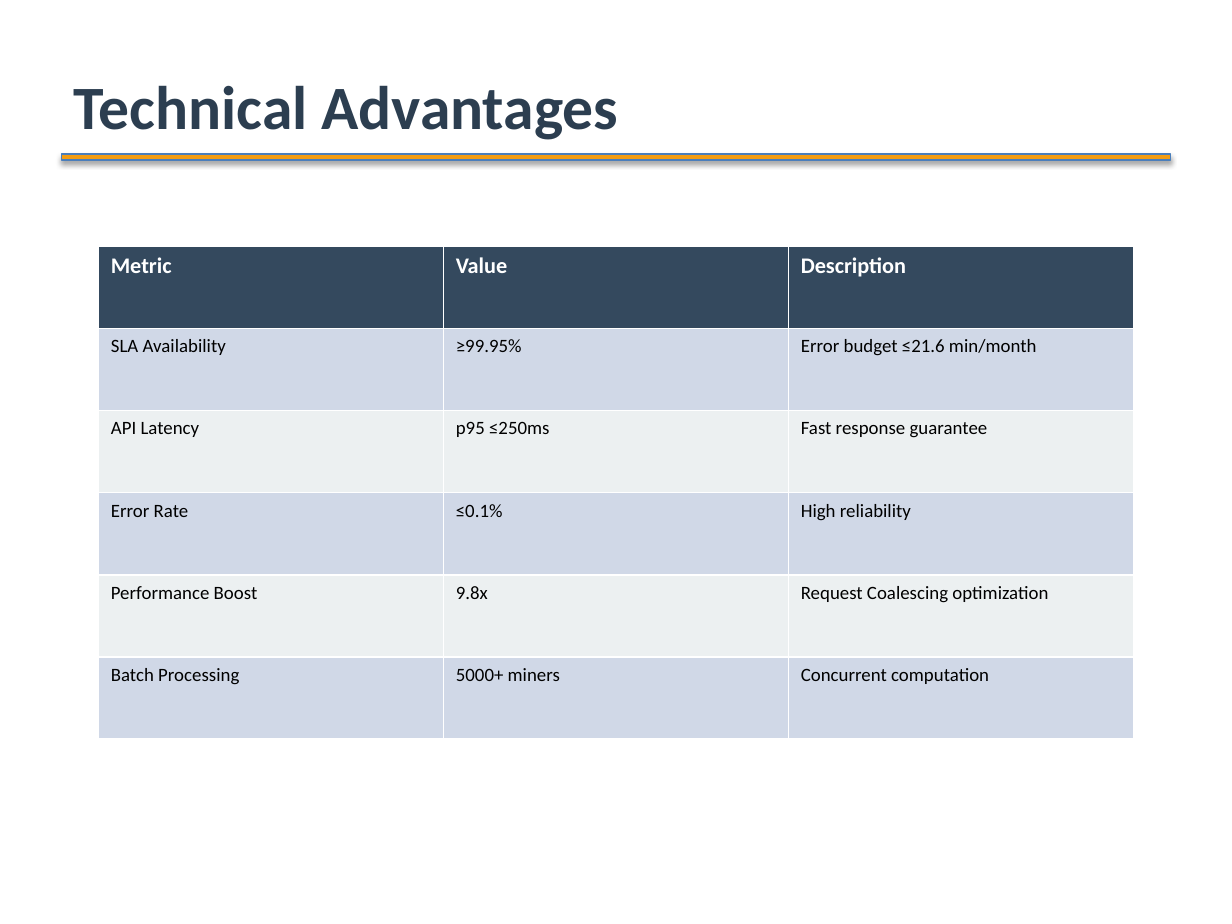
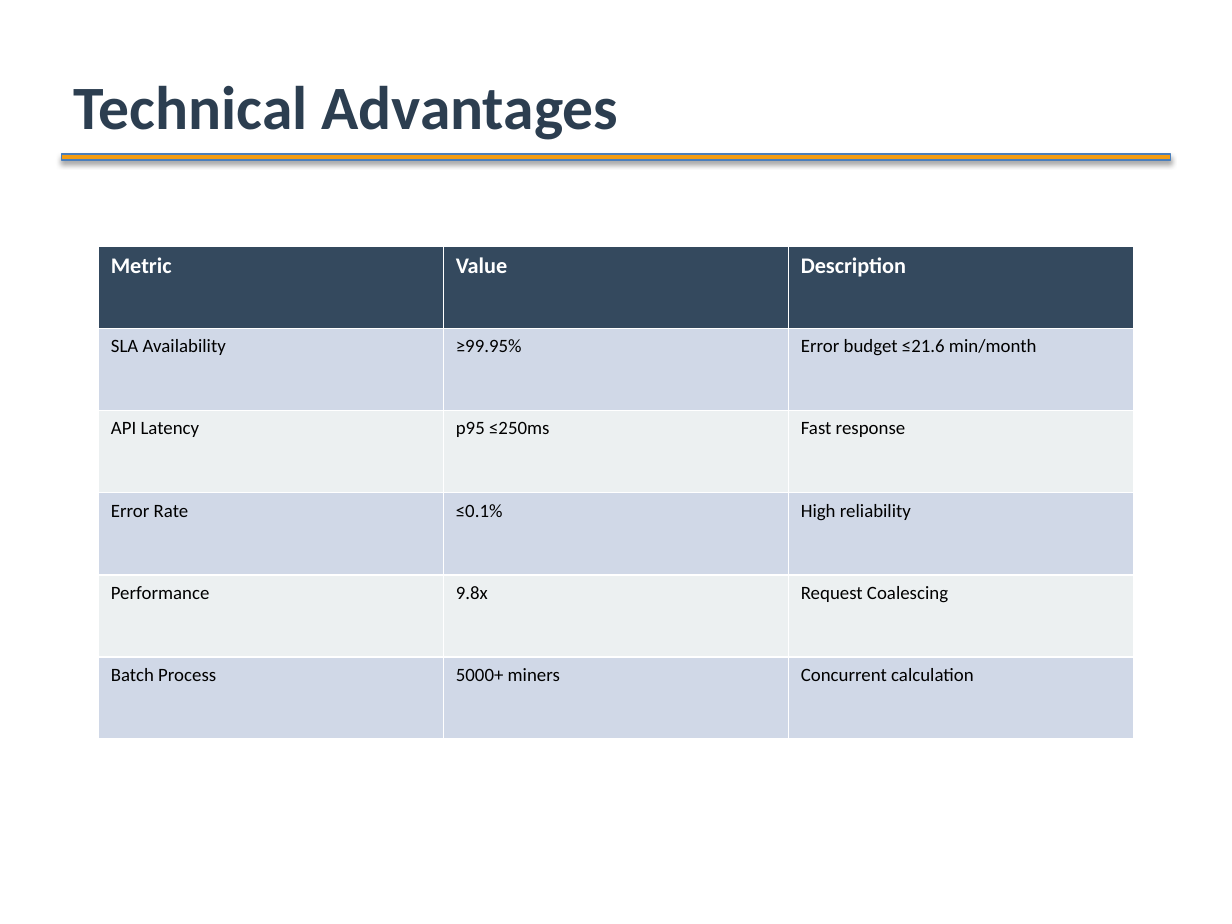
Before and after one commit to ArabotHXL/BTC_project, a slide deck: slide 5 of HashInsight_Product_Introduction_EN.pptx (slide 4 before the commit). Drawn at 1232x924 pixels with LibreOffice and Linux fonts; fonts in the diff are those of the drawing. Boxes give left, top, right and bottom in pixels: in the first picture for what was removed or moved away, otherwise in the second. Text is boxed around its words. In the diff, an @@ line names an element or a change of style, - is before the commit and + after.

```diff
--- a/HashInsight_Product_Introduction_EN.pptx
+++ b/HashInsight_Product_Introduction_EN.pptx
@@ table at (x1=99, y1=246, x2=1133, y2=739) @@
-row 3, column 3: Fast response guarantee
+row 3, column 3: Fast response
-row 5, column 1: Performance Boost
+row 5, column 1: Performance
-row 5, column 3: Request Coalescing optimization
+row 5, column 3: Request Coalescing
-row 6, column 1: Batch Processing
+row 6, column 1: Batch Process
-row 6, column 3: Concurrent computation
+row 6, column 3: Concurrent calculation
```
Also in this commit, not shown: 6 other slides changed, 1 slide added, 1 slide removed, 3 other files.
